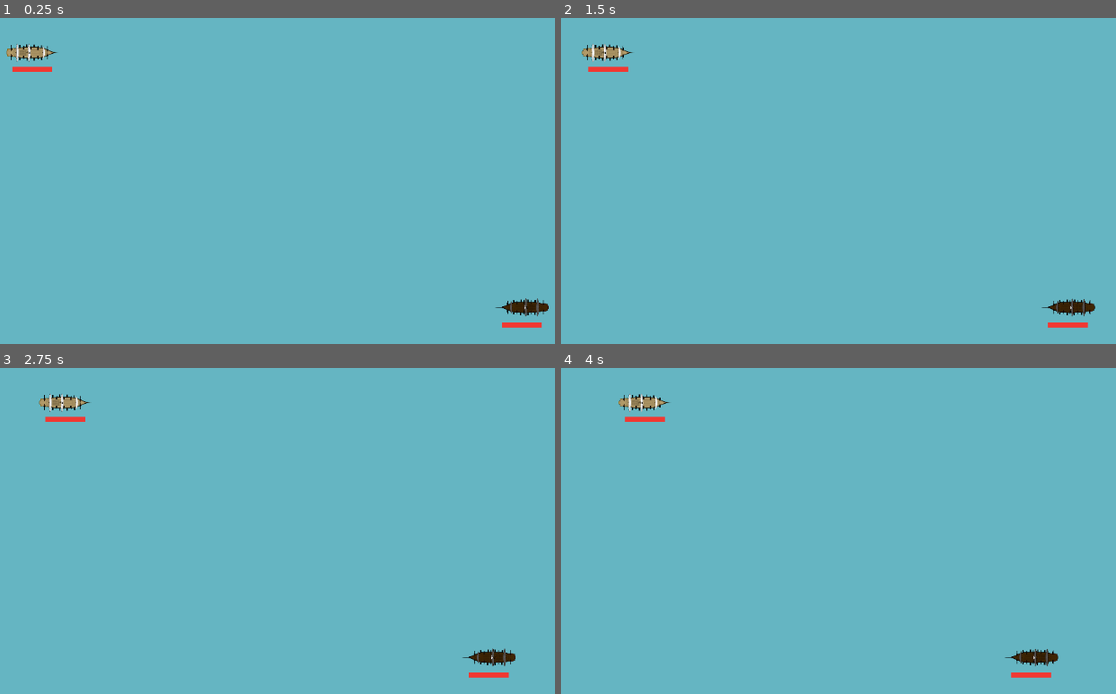
Above: before the commit, frames 1-4 (two rows, left to right).
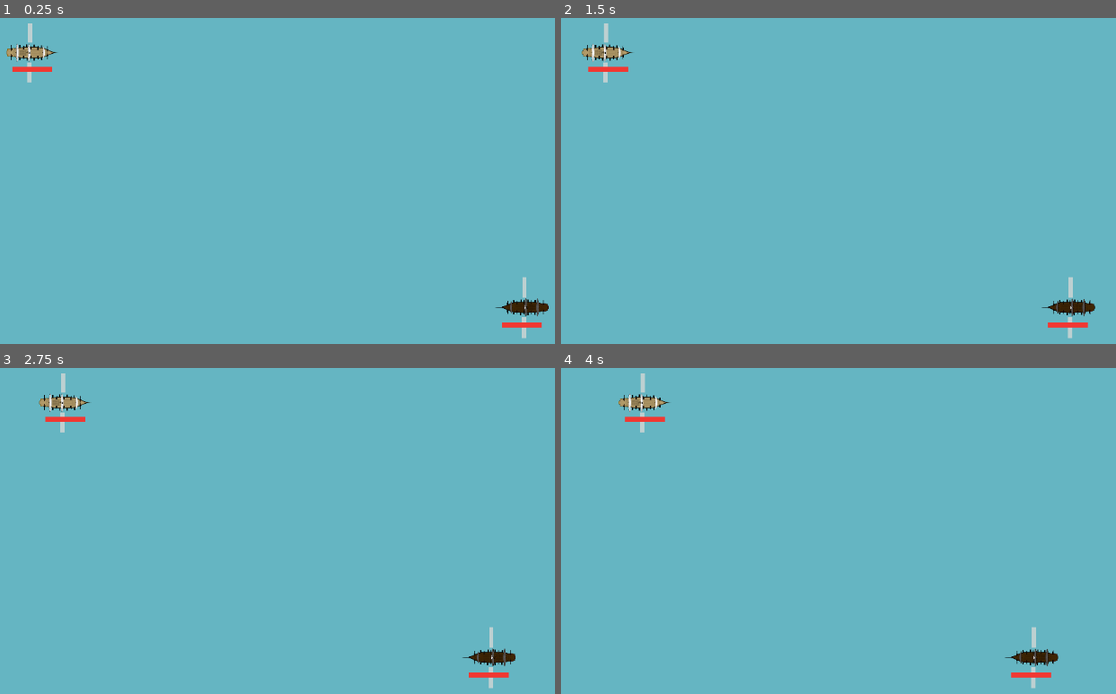
Above: after the commit, the same moments.

Repository: friedev/corsair-warfare
Game: Godot game, scene res://scenes/main.tscn
The game is run twice, just before and just after one commit, with the same random seed, the same clock (stepped at 60 frames per second) and the same inputs.
Inputs:
- Up to frame 1 (0.25 s): no input
- Up to frame 2 (1.5 s): no input
- Up to frame 3 (2.75 s): no input
- Up to frame 4 (4 s): no input

The runs differ from the first frame. In frame 1, 0.2% of the frame differs, in the area x 4-95%, y 1-99%; in frame 2, 0.2%; in frame 3, 0.2%; in frame 4, 0.2%, in the area x 14-86%, y 1-99%.

Commit message:
Cannons Ui Rotated
- Rotated UI
- reversed so UI equals 0.5 - whatever the timer is

Diff:
--- a/scenes/ship.tscn
+++ b/scenes/ship.tscn
@@ -6,7 +6,7 @@
 [sub_resource type="StyleBoxEmpty" id="StyleBoxEmpty_5cdqt"]
 
 [sub_resource type="StyleBoxFlat" id="StyleBoxFlat_yp1kc"]
-bg_color = Color(0.458824, 1, 0.439216, 0.721569)
+bg_color = Color(0.87451, 0.858824, 0.843137, 0.721569)
 
 [sub_resource type="StyleBoxFlat" id="StyleBoxFlat_3u3v2"]
 bg_color = Color(0, 0, 0, 0.501961)
@@ -39,15 +39,18 @@
 
 [node name="CannonTimerR" type="ProgressBar" parent="Sprite2D"]
 unique_name_in_owner = true
+z_index = -1
 anchors_preset = -1
-anchor_left = 0.12
+anchor_left = 0.073
 anchor_top = 0.904
-anchor_right = 0.88
+anchor_right = 0.448845
 anchor_bottom = 1.136
-offset_left = -461.16
-offset_top = -143.008
-offset_right = -461.84
-offset_bottom = -143.072
+offset_left = -421.539
+offset_top = 186.992
+offset_right = -421.376
+offset_bottom = 186.928
+rotation = 1.5708
+pivot_offset = Vector2(320, 30)
 theme_override_styles/background = SubResource("StyleBoxEmpty_5cdqt")
 theme_override_styles/fill = SubResource("StyleBoxFlat_yp1kc")
 max_value = 0.5
@@ -57,15 +60,18 @@
 
 [node name="CannonTimerL" type="ProgressBar" parent="Sprite2D"]
 unique_name_in_owner = true
+z_index = -1
 anchors_preset = -1
-anchor_left = 0.12
+anchor_left = 0.073
 anchor_top = -0.156
-anchor_right = 0.88
+anchor_right = 0.832
 anchor_bottom = 0.076
-offset_left = -461.16
-offset_top = -142.888
-offset_right = -461.84
-offset_bottom = -142.952
+offset_left = -421.539
+offset_top = -452.888
+offset_right = -744.376
+offset_bottom = -452.952
+rotation = 4.71239
+pivot_offset = Vector2(320, 30)
 theme_override_styles/background = SubResource("StyleBoxEmpty_5cdqt")
 theme_override_styles/fill = SubResource("StyleBoxFlat_yp1kc")
 max_value = 0.5
--- a/scripts/ship.gd
+++ b/scripts/ship.gd
@@ -59,8 +59,8 @@
 
 func _physics_process(delta: float) -> void:
 	#set cannon UI to update
-	self.cooldown_timer_UI_L.value = self.cooldown_timer_L.time_left
-	self.cooldown_timer_UI_R.value = self.cooldown_timer_R.time_left
+	self.cooldown_timer_UI_L.value = 0.5 - self.cooldown_timer_L.time_left
+	self.cooldown_timer_UI_R.value = 0.5 - self.cooldown_timer_R.time_left
 
 	var action_prefix: String
 	if self.player == Player.P1:
